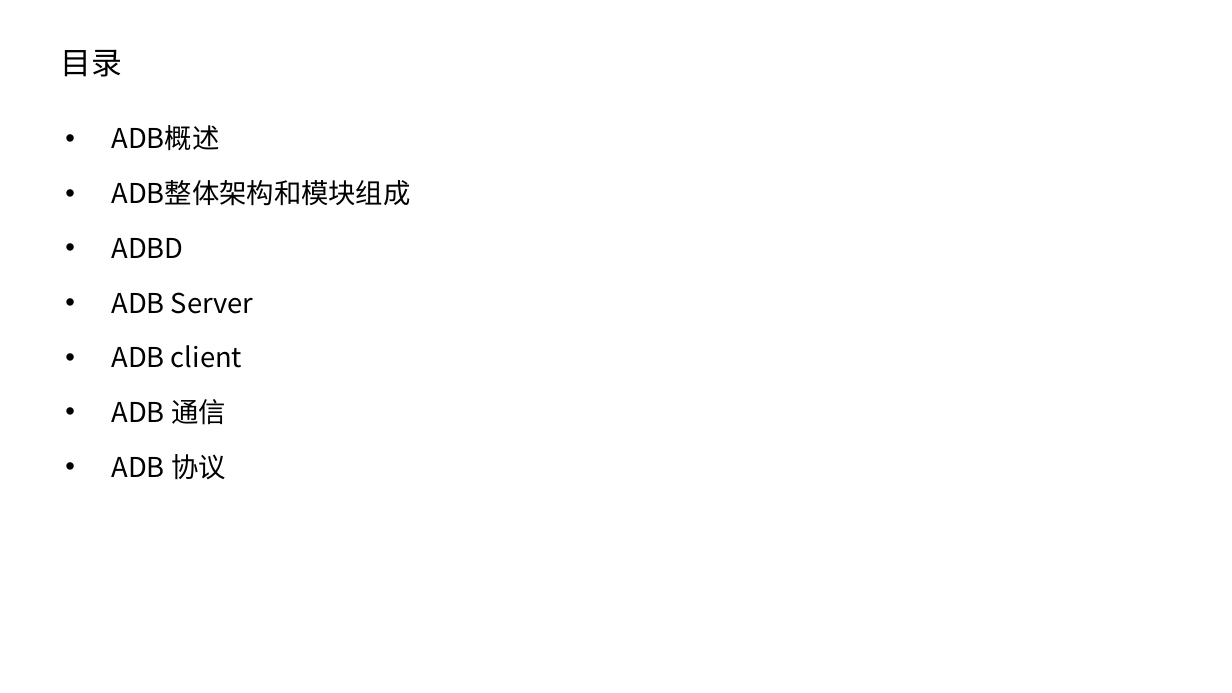
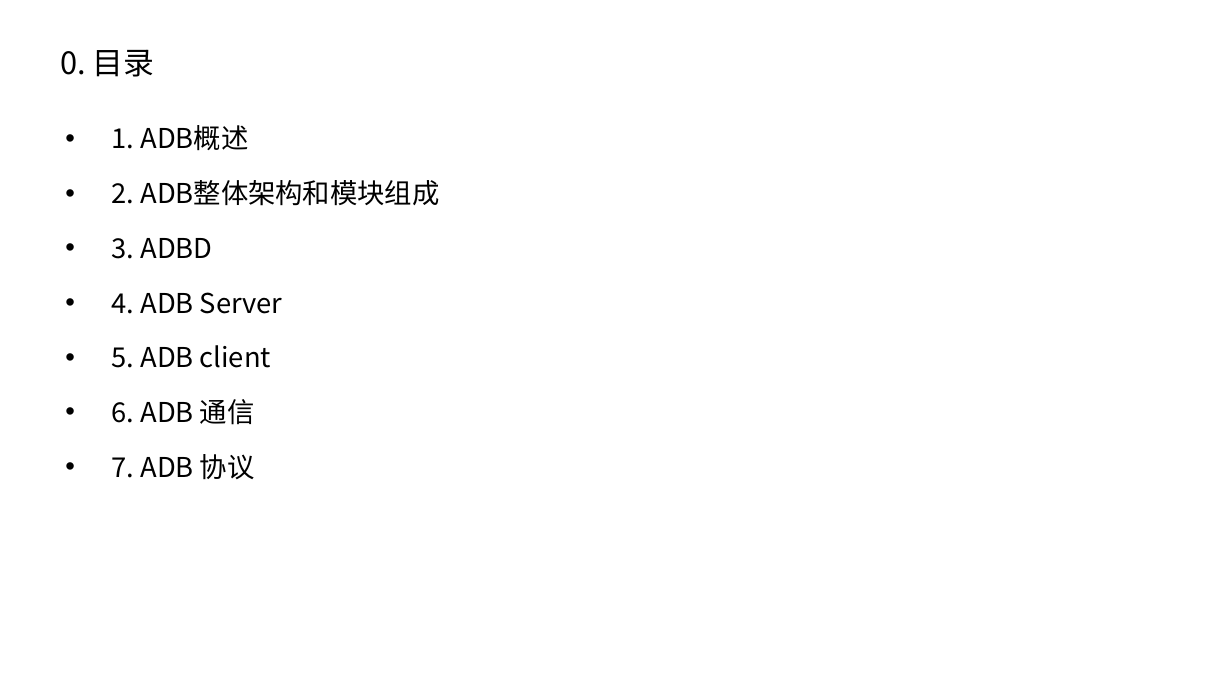
Before and after one commit to phybio/adb, a slide deck: slide 2 of adb.pptx. Drawn at 1232x693 pixels with LibreOffice and Linux fonts; fonts in the diff are those of the drawing; background and template pictures are left out. Boxes give left, top, right and bottom in pixels: in the first picture for what was removed or moved away, otherwise in the second. Text is boxed around its words. In the diff, an @@ line names an element or a change of style, - is before the commit and + after.

```diff
--- a/adb.pptx
+++ b/adb.pptx
@@ title at bbox=[60, 49, 155, 77]: text changed @@
-目录
+0. 目录
@@ text at bbox=[112, 125, 439, 480]: text changed @@
-• ADB概述
-• ADB整体架构和模块组成
-• ADBD
-• ADB Server
-• ADB client
-• ADB 通信
-• ADB 协议
+• 1. ADB概述
+• 2. ADB整体架构和模块组成
+• 3. ADBD
+• 4. ADB Server
+• 5. ADB client
+• 6. ADB 通信
+• 7. ADB 协议
```
Also in this commit, not shown: 17 other slides changed, 2 slides added.
